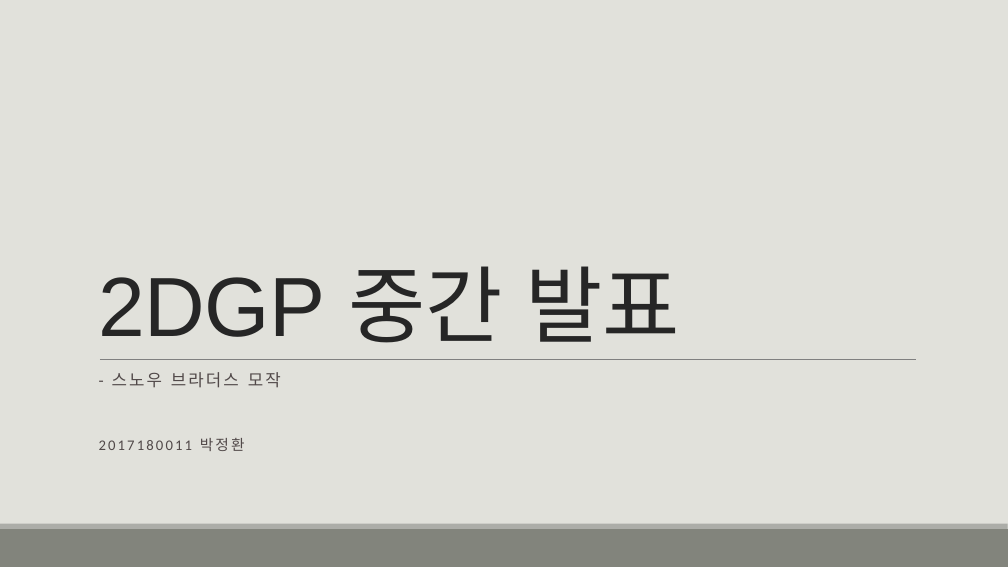
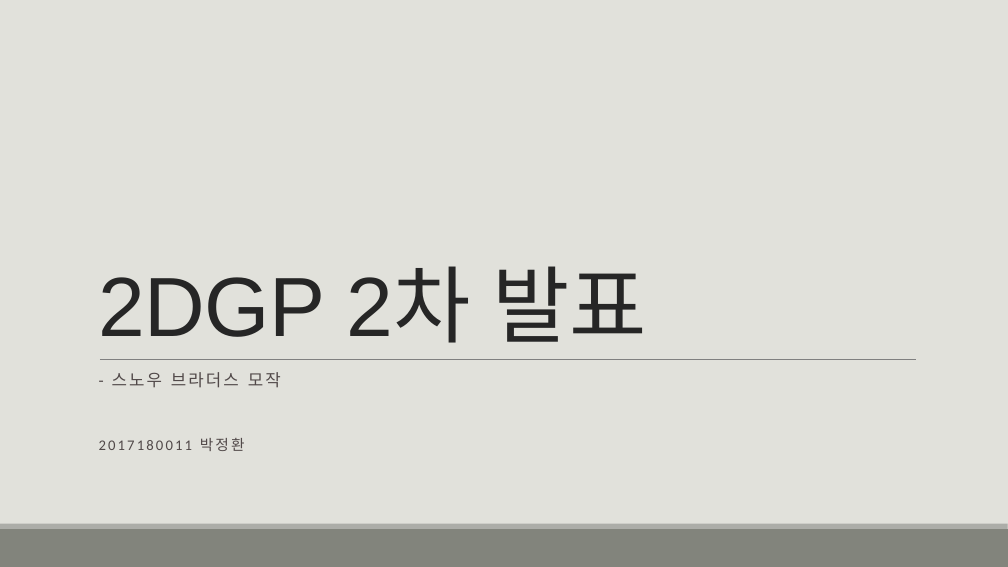
Before and after one commit to paul156156/2DGP_Project, a slide deck: slide 1 of 발표 자료/2DGP 중간 발표.pptx. Drawn at 1008x567 pixels with LibreOffice and Linux fonts; fonts in the diff are those of the drawing. Boxes give left, top, right and bottom in pixels: in the first picture for what was removed or moved away, otherwise in the second. Text is boxed around its words. In the diff, an @@ line names an element or a change of style, - is before the commit and + after.

```diff
--- a/발표 자료/2DGP 중간 발표.pptx
+++ b/발표 자료/2DGP 중간 발표.pptx
@@ title at [98,266,647,343]: text changed @@
-2DGP 중간 발표
+2DGP 2차 발표
```
Also in this commit, not shown: 2 other slides changed, 1 slide added, 1 slide removed, 4 other files.
